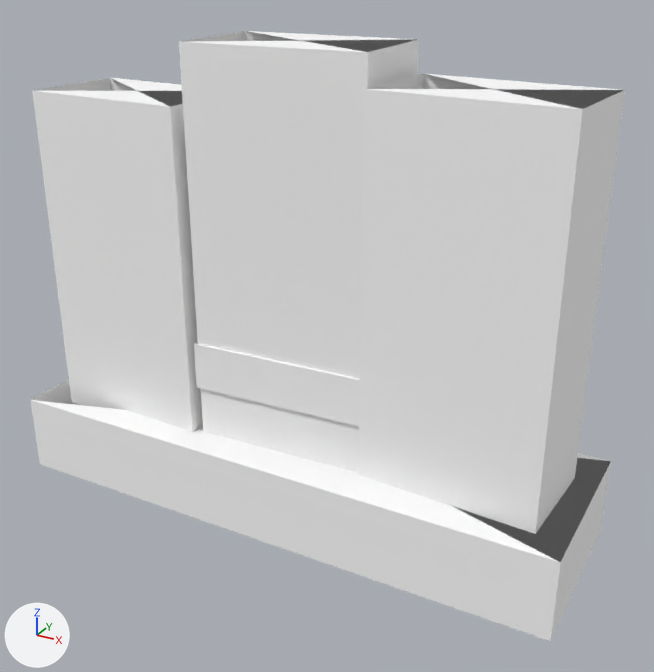
Renders of the glTF model art/structs/wall4.scrap.glb from each side of a commit.
Both versions are drawn from a 50 mm lens placed at (3.06, -5.17, 3.7), pointed at (0.22, -0.02, 1.12). The lights are fixed; the arrows at lower left show +X, +Y and +Z. The first picture is the older version. Vertices at exactly the same position are counted once.

The first picture shows 'struct.wall4.scrap'.
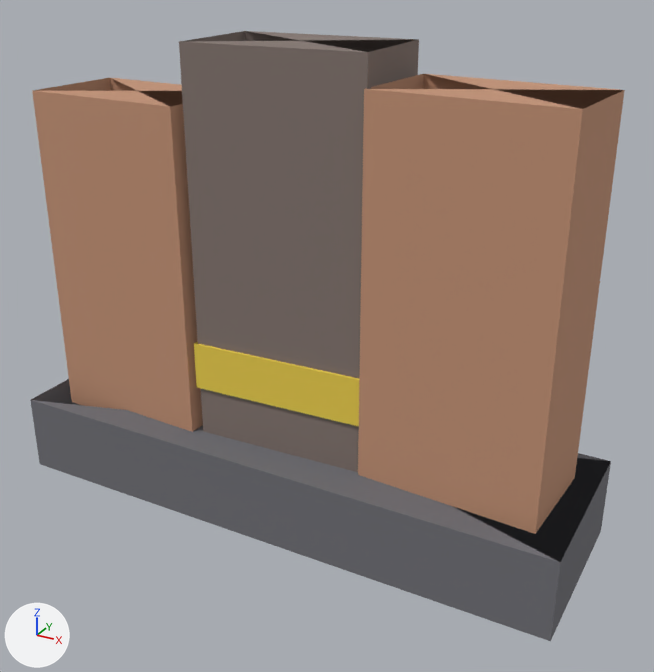
The edits, one by one:
me_struct_wall4_scrap has 40 vertices, 60 faces and spans x -2.15..2.15, y -0.65..0.65, z -0.3..3.1.
me_struct_wall4_scrap is used by ob_struct_wall4_scrap; location (0.0, 0.0, 0.0).
me_struct_wall4_scrap part 1: 24 faces centred in x -2.15..2.15, y -0.65..0.65, z -0.3..3.1 are repainted in the vertex colours; the middle colour goes from white #ffffff to grey #7b7373.
me_struct_wall4_scrap part 2: 24 faces centred in x -1.97..1.97, y -0.42..0.38, z 0.2..2.9 are repainted in the vertex colours; the middle colour goes from white #ffffff to brown #c49376.
me_struct_wall4_scrap part 3: 12 faces centred in x -0.68..0.68, y -0.4..0.46, z 0.68..1.02 are repainted in the vertex colours; the middle colour goes from white #ffffff to yellow #edd04b.

Location of each change, [x1, y1, x2, y2] in pixels of the pictures (654 x 672 px):
part 1 of me_struct_wall4_scrap, recoloured (white to grey): [30, 31, 611, 641] in both
part 2 of me_struct_wall4_scrap, recoloured (white to brown): [32, 74, 625, 534] in both
part 3 of me_struct_wall4_scrap, recoloured (white to yellow): [194, 341, 359, 427] in both
